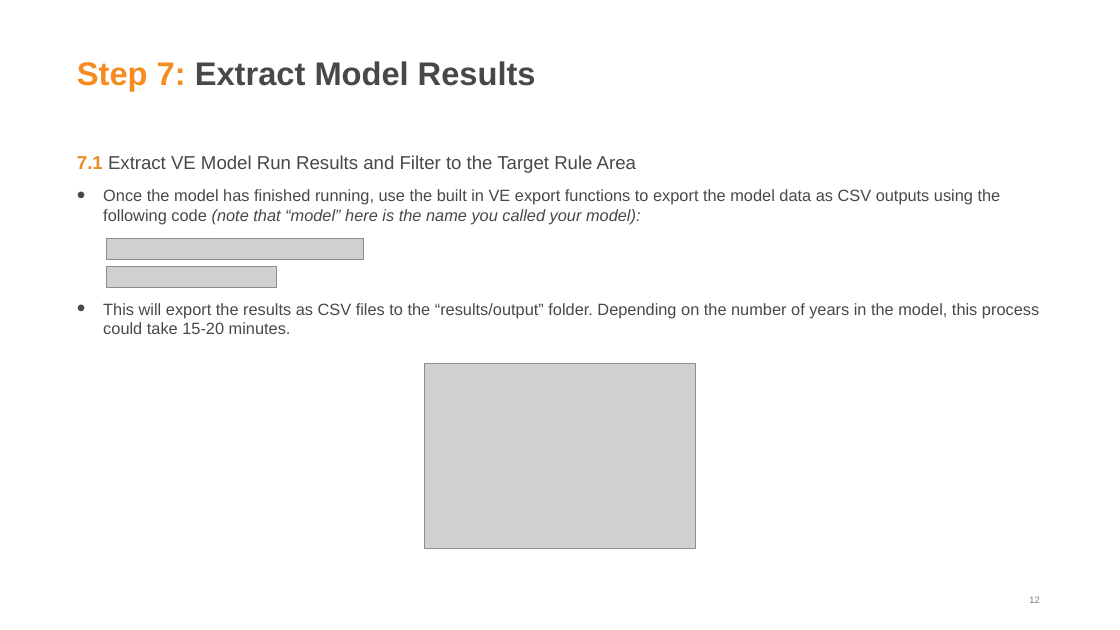
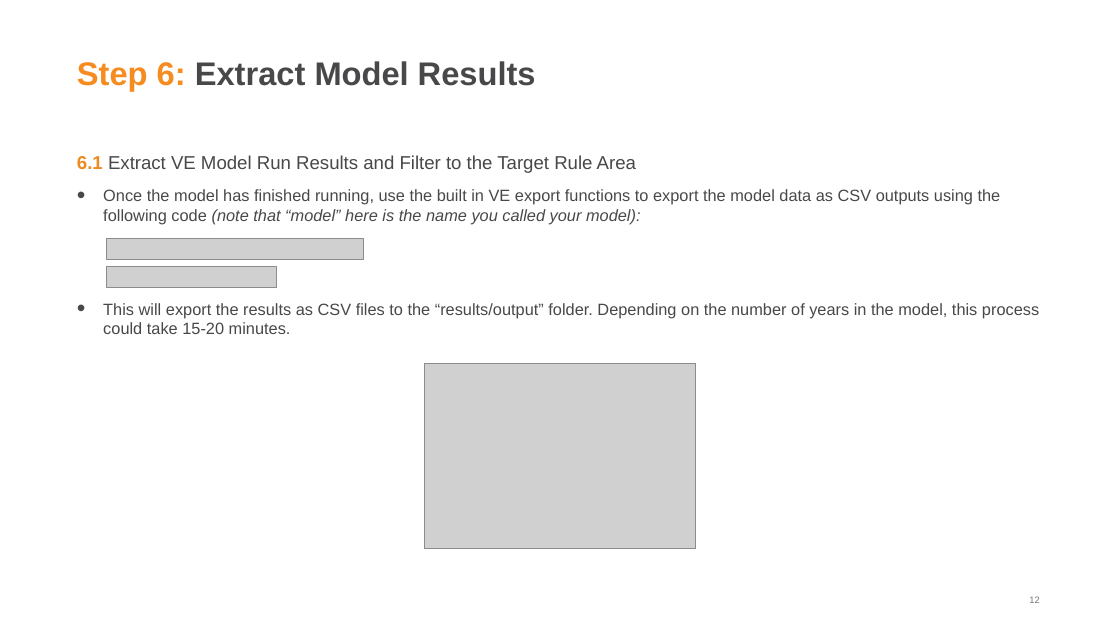
Before and after one commit to RSGInc/SJV-VE-Extras, a slide deck: slide 12 of SJV VE Extras Installation Guide.pptx. Drawn at 1120x630 pixels with LibreOffice and Linux fonts; fonts in the diff are those of the drawing; grey boxes stand for pictures; background and template pictures are left out. Boxes give left, top, right and bottom in pixels: in the first picture for what was removed or moved away, otherwise in the second. Text is boxed around its words. In the diff, an @@ line names an element or a change of style, - is before the commit and + after.

```diff
--- a/SJV VE Extras Installation Guide.pptx
+++ b/SJV VE Extras Installation Guide.pptx
@@ title at <box>77,61,536,91</box>: text changed @@
-Step 7: Extract Model Results
+Step 6: Extract Model Results
@@ text at <box>77,155,636,173</box>: text changed @@
-7.1 Extract VE Model Run Results and Filter to the Target Rule Area
+6.1 Extract VE Model Run Results and Filter to the Target Rule Area
```
Also in this commit, not shown: 7 other slides changed, 1 slide added, 1 slide removed.
